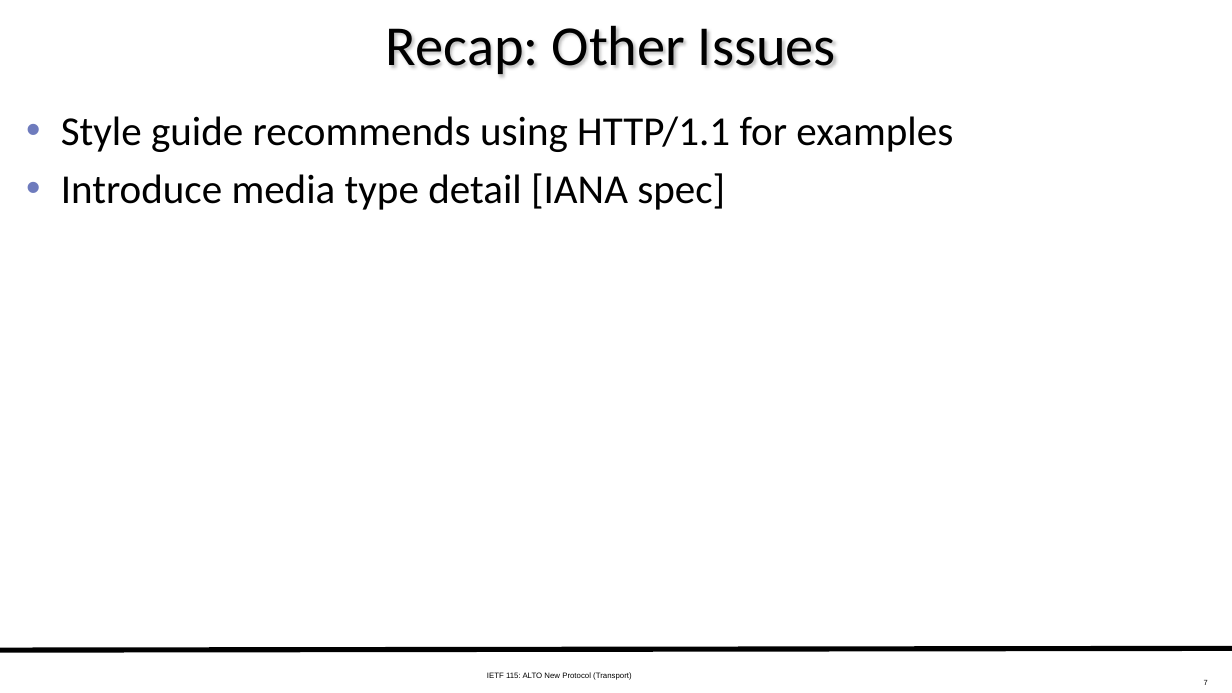
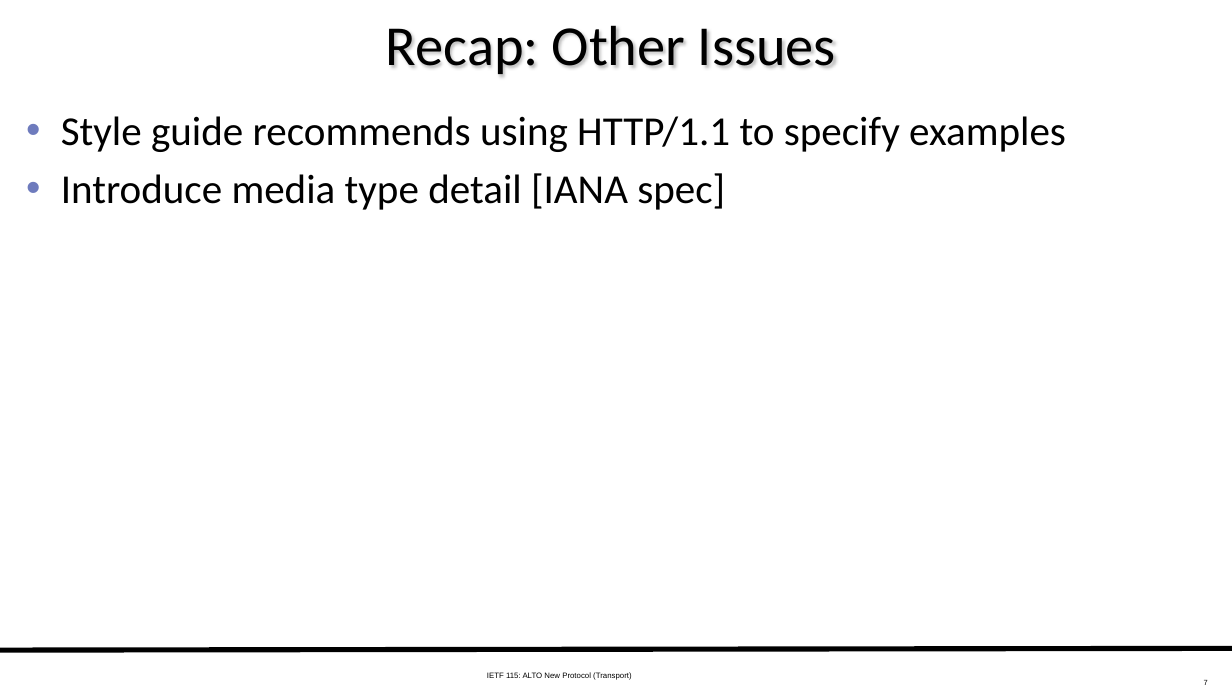
Before and after one commit to ietf-wg-alto/wg-materials, a slide deck: slide 7 of meetings-ietf/ietf-115/slides-115-alto-transport-11-11-working-11-09.pptx. Drawn at 1232x693 pixels with LibreOffice and Linux fonts; fonts in the diff are those of the drawing. Boxes give left, top, right and bottom in pixels: in the first picture for what was removed or moved away, otherwise in the second. Text is boxed around its words. In the diff, an @@ line names an element or a change of style, - is before the commit and + after.

```diff
--- a/meetings-ietf/ietf-115/slides-115-alto-transport-11-11-working-11-09.pptx
+++ b/meetings-ietf/ietf-115/slides-115-alto-transport-11-11-working-11-09.pptx
@@ text at <box>61,116,1066,152</box>: text changed @@
-• Style guide recommends using HTTP/1.1 for examples
+• Style guide recommends using HTTP/1.1 to specify examples
```
Also in this commit, not shown: 8 other slides changed.
